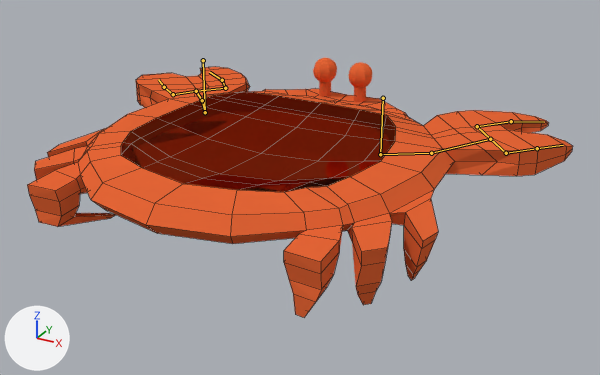
Renders of the Blender file 01-Models/animals/krabbeRIG.blend from each side of a commit.
Rendered twice from a 50 mm lens placed at (6.83, -11.2, 5.07), pointed at (0.54, 0.22, -0.64). Every picture has the same lights, and +X, +Y and +Z are marked at lower left. Both versions are drawn at frame 1320 of the action 'Armature.001Action'; the numbers are the values there. The bones that bend it are drawn over the model as lines. Mesh edges are drawn as thin lines on the coarser meshes.
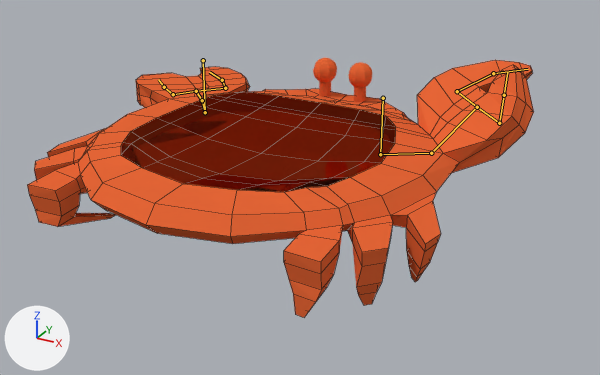
Location of each change, (x1, y1, x2, y2) in pixels of the pictures (600 x 375 px):
'Cube', posed (7% narrower): before (27, 67, 573, 317); after (27, 60, 534, 317)
bone 'Bone.002', root to tip: before (431, 153) to (490, 139); after (431, 153) to (477, 107)
bone 'Bone.004', root to tip: before (477, 126) to (511, 121); after (457, 91) to (493, 73)
bone 'Bone.008', root to tip: before (506, 153) to (537, 148); after (499, 123) to (504, 95)

What the commit changed:
Bone 'Bone.002' (bone_bone_002) turns from (0, 0, 0) to (-32, 4, -10) degrees about its own x, y and z.
Bone 'Bone.004' (bone_bone_004) turns from (0, 0, 0) to (9, 10, 18) degrees about its own x, y and z.
Bone 'Bone.008' (bone_bone_008) turns from (0, 0, 0) to (-9, -25, -32) degrees about its own x, y and z.
